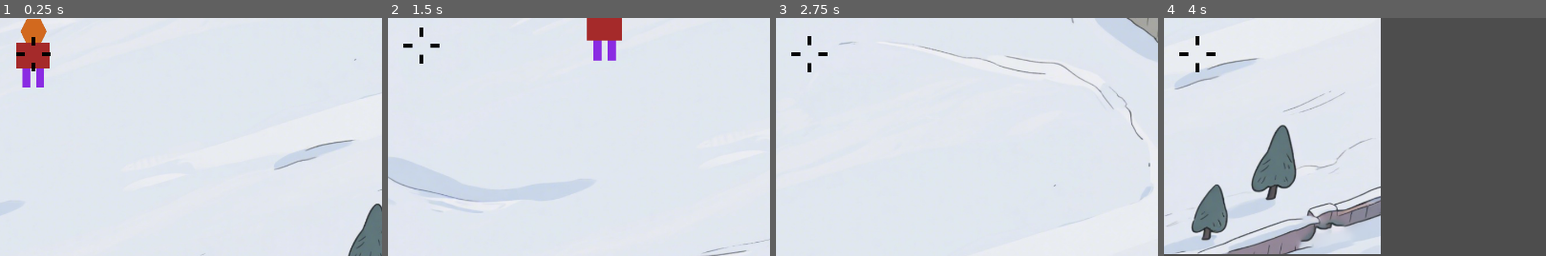
Above: before the commit, frames 1-4 (left to right).
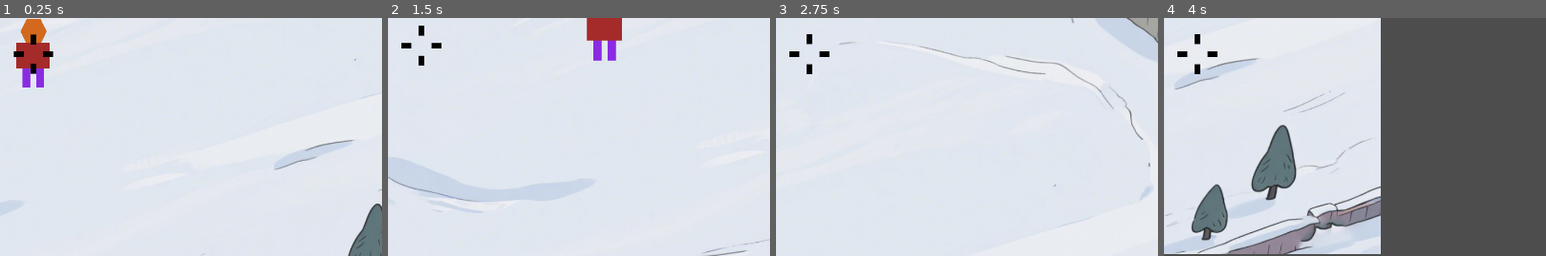
Above: after the commit, the same moments.

Repository: charog1998/sniper
Game: Godot game, scene res://main.tscn
Same seed, same stepped clock (60 frames per second), same inputs: the game is played once before the commit and once after it.
Inputs (mouse positions are % of the whole screen's width and height, from its top left):
- Up to frame 1 (0.25 s): no input
- Up to frame 2 (1.5 s): move the mouse to (72, 45) at 0.52 s; click (72, 45) at 0.67 s; tap Enter at 1.25 s; move the mouse to (30, 55) at 1.27 s; click (30, 55) at 1.42 s
- Up to frame 3 (2.75 s): tap Space at 2 s; move the mouse to (60, 28) at 2.02 s; click (60, 28) at 2.17 s
- Up to frame 4 (4 s): tap Enter at 2.75 s; move the mouse to (45, 70) at 2.77 s; click (45, 70) at 2.92 s; tap Space at 3.5 s; move the mouse to (80, 65) at 3.52 s; click (80, 65) at 3.67 s
The pictures show only the part of the screen within x 46-96%, y 42-92%; the shares and areas given below are measured in that part.

The runs differ from the first frame. In frame 1, 0.2% of the frame differs, in the area x 3-14%, y 6-24%; in frame 2, 0.2%, in the area x 3-14%, y 3-20%; in frame 3, 0.2%; in frame 4, 0.2%.

Commit message:
环形进度条

Diff:
--- a/camera_2d.gd
+++ b/camera_2d.gd
@@ -1,7 +1,8 @@
 extends Camera2D
 
 var default_zoom: Vector2 = Vector2(1.2, 1.2)
-var zoomed_zoom: Vector2 = Vector2(2, 2)
+var default_zoomed_zoom: Vector2 = Vector2(2, 2)
+var current_zoom: Vector2 = Vector2(1.2, 1.2)
 var zoom_speed: float = 5.0
 var is_zooming: bool = false
 const SPLIDE_STEP = 0.5 # 每次滚轮改变的缩放
@@ -12,33 +13,34 @@
 signal fire
 
 func _ready() -> void:
-	zoomed_zoom = default_zoom
+	current_zoom = default_zoom
 
 func _input(event):
 	if event is InputEventMouseButton:
 		if event.button_index == MOUSE_BUTTON_RIGHT:
 			is_zooming = event.pressed
 			if is_zooming:
-				zoomed_zoom = zoomed_zoom*2
+				current_zoom = default_zoomed_zoom
 				$"../Timer".start(3)
 				emit_signal("focus")
 			else:
 				end_focus()
 		if is_zooming and event.button_index == MOUSE_BUTTON_WHEEL_UP:
-			zoomed_zoom = Vector2(zoomed_zoom.x+SPLIDE_STEP,zoomed_zoom.y+SPLIDE_STEP)
+			current_zoom = Vector2(current_zoom.x+SPLIDE_STEP,current_zoom.y+SPLIDE_STEP)
 		if is_zooming and event.button_index == MOUSE_BUTTON_WHEEL_DOWN:
-			zoomed_zoom = Vector2(zoomed_zoom.x-SPLIDE_STEP,zoomed_zoom.y-SPLIDE_STEP)
-		zoomed_zoom = Vector2(clamp(zoomed_zoom.x,default_zoom.x,MAX_ZOOM),clamp(zoomed_zoom.y,default_zoom.y,MAX_ZOOM))
+			current_zoom = Vector2(current_zoom.x-SPLIDE_STEP,current_zoom.y-SPLIDE_STEP)
+		if is_zooming:
+			current_zoom = Vector2(clamp(current_zoom.x,default_zoom.x*2,MAX_ZOOM),clamp(current_zoom.y,default_zoom.y*2,MAX_ZOOM))
 		if event.button_index == MOUSE_BUTTON_LEFT and event.pressed:
 			emit_signal("fire")
 
 
 func _process(delta):
-	zoom = zoom.lerp(zoomed_zoom, zoom_speed * delta)
+	zoom = zoom.lerp(current_zoom, zoom_speed * delta)
 	position = get_viewport().get_mouse_position()
 	$"../cursor".position = position
 
 func end_focus():
-	zoomed_zoom = default_zoom
+	current_zoom = default_zoom
 	$"../Timer".stop()
 	emit_signal("focus_off")
--- a/cursor.tscn
+++ b/cursor.tscn
@@ -1,6 +1,7 @@
-[gd_scene load_steps=5 format=3 uid="uid://k0es1tfkrjkp"]
+[gd_scene load_steps=6 format=3 uid="uid://k0es1tfkrjkp"]
 
 [ext_resource type="Texture2D" uid="uid://diqmqf6mqmpar" path="res://scout.png" id="1_fsq4c"]
+[ext_resource type="Texture2D" uid="uid://c0r2fuqlddkg6" path="res://circal_progress.png" id="2_5l68f"]
 
 [sub_resource type="Animation" id="Animation_fsq4c"]
 length = 0.001
@@ -259,14 +260,14 @@
 tracks/21/type = "value"
 tracks/21/imported = false
 tracks/21/enabled = true
-tracks/21/path = NodePath("ProgressBar:modulate")
+tracks/21/path = NodePath("TextureProgressBar1:modulate")
 tracks/21/interp = 1
 tracks/21/loop_wrap = true
 tracks/21/keys = {
 "times": PackedFloat32Array(0),
 "transitions": PackedFloat32Array(1),
 "update": 0,
-"values": [Color(0, 1, 0, 0)]
+"values": [Color(1, 1, 1, 0)]
 }
 
 [sub_resource type="Animation" id="Animation_ydl3m"]
@@ -526,14 +527,14 @@
 tracks/21/type = "value"
 tracks/21/imported = false
 tracks/21/enabled = true
-tracks/21/path = NodePath("ProgressBar:modulate")
+tracks/21/path = NodePath("TextureProgressBar1:modulate")
 tracks/21/interp = 1
 tracks/21/loop_wrap = true
 tracks/21/keys = {
 "times": PackedFloat32Array(0, 1),
 "transitions": PackedFloat32Array(1, 1),
 "update": 0,
-"values": [Color(0, 1, 0, 0), Color(0, 1, 0, 1)]
+"values": [Color(1, 1, 1, 0), Color(1, 1, 1, 1)]
 }
 
 [sub_resource type="AnimationLibrary" id="AnimationLibrary_5l68f"]
@@ -642,15 +643,6 @@
 offset_bottom = 40.0
 color = Color(0, 0, 0, 1)
 
-[node name="ProgressBar" type="ProgressBar" parent="."]
-modulate = Color(0, 1, 0, 0)
-offset_left = 10.0
-offset_top = 50.0
-offset_right = 110.0
-offset_bottom = 80.0
-value = 50.0
-show_percentage = false
-
 [node name="cursor_background" type="TextureRect" parent="."]
 modulate = Color(1, 1, 1, 0)
 anchors_preset = 8
@@ -658,10 +650,32 @@
 anchor_top = 0.5
 anchor_right = 0.5
 anchor_bottom = 0.5
-offset_left = -687.0
-offset_top = -412.0
-offset_right = 753.0
-offset_bottom = 400.0
+offset_left = -739.0
+offset_top = -519.0
+offset_right = 733.0
+offset_bottom = 522.0
 grow_horizontal = 2
 grow_vertical = 2
 texture = ExtResource("1_fsq4c")
+expand_mode = 1
+
+[node name="TextureProgressBar1" type="TextureProgressBar" parent="."]
+modulate = Color(1, 1, 1, 0)
+anchors_preset = 8
+anchor_left = 0.5
+anchor_top = 0.5
+anchor_right = 0.5
+anchor_bottom = 0.5
+offset_left = -198.0
+offset_top = -196.0
+offset_right = 366.0
+offset_bottom = 368.0
+grow_horizontal = 2
+grow_vertical = 2
+scale = Vector2(0.7, 0.7)
+size_flags_horizontal = 4
+size_flags_vertical = 4
+value = 100.0
+fill_mode = 8
+radial_initial_angle = 180.0
+texture_progress = ExtResource("2_5l68f")
--- a/main.gd
+++ b/main.gd
@@ -11,7 +11,7 @@
 	$cursor.get_node("AnimationPlayer").play("RESET")
 
 func _process(delta: float) -> void:
-	$cursor.get_node("ProgressBar").value = 100*$Timer.time_left/3
+	$cursor.get_node("TextureProgressBar1").value = 100*$Timer.time_left/3
 	pass
 	#if mouse_warped:
 		#var mouse_pos = get_viewport().get_mouse_position()
--- a/main.tscn
+++ b/main.tscn
@@ -22,7 +22,7 @@
 [node name="cursor" parent="." instance=ExtResource("4_1bvp3")]
 z_index = 99
 position = Vector2(720, 450)
-scale = Vector2(0.7, 0.7)
+scale = Vector2(0.8, 0.8)
 
 [node name="Timer" type="Timer" parent="."]
 one_shot = true
Binary file changed: scout.png
